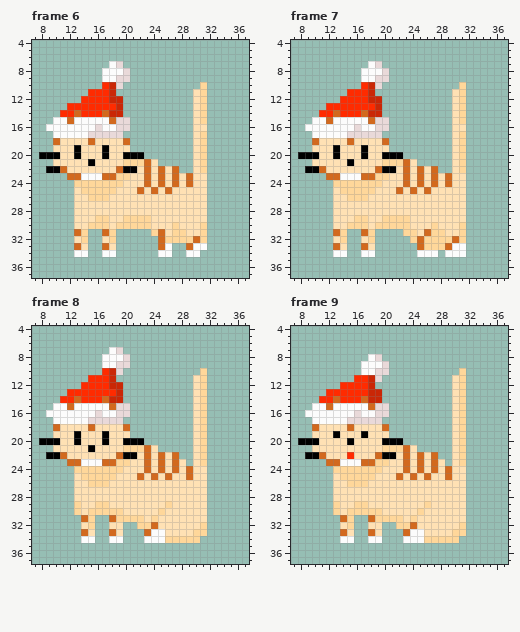
Animated GIF sprite, stored at src/assets/cat.gif. Above is the file before it was changed.
The file is 180x180 pixels, drawn in blocks of 4x4; one block is one cell here. Colours within 5 levels of each other are drawn and written as one. Shown: frame 6: x 7..37, y 4..37; frame 7: x 7..37, y 4..37; frame 8: x 7..37, y 4..37; frame 9: x 7..37, y 4..37. The commit also changed other frames, which this record leaves out.
Now the later version:
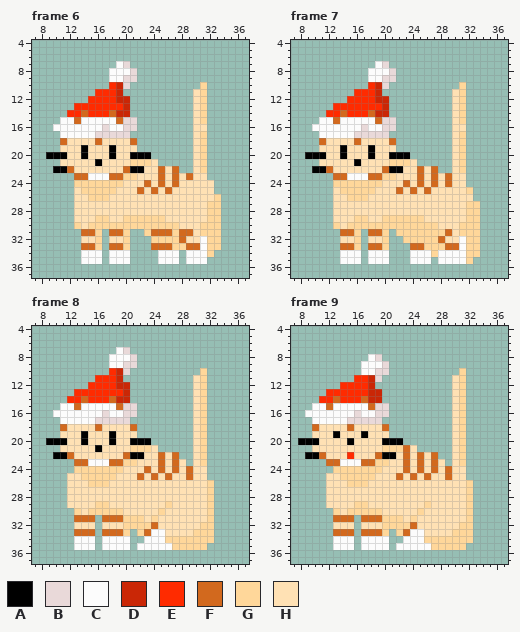
Palette (. is transparent): A #000000  B #e9d9d9  C #fcfcfc  D #ca2706  E #ff2b00  F #d2691e  G #ffd79a  H #ffe1b4
What changed:
Frame 6:
y 7: x 18..20 CB. -> .CB
y 8: x 17 C -> .; x 20..21 B. -> CB
y 9: x 17 C -> .; x 19 B -> C; x 21 . -> B
y 10: x 17..20 EDB. -> .EDB
y 11: x 15 E -> .; x 18..19 D. -> ED
y 12: x 14 E -> .; x 18 D -> E; x 20 . -> D
y 13: x 12 E -> .; x 19..20 D. -> ED
y 14: x 11 E -> .; x 13..14 FE -> EF; x 17..18 FD -> EF; x 20 . -> D
y 15: x 10 C -> .; x 12..13 FC -> CF; x 18..19 FB -> CF; x 21 . -> B
y 16: x 9 C -> .; x 16..17 BC -> CB; x 19 B -> C; x 21 . -> B
y 17: x 10 C -> .; x 15 B -> C; x 20 . -> B
y 18: x 10..11 FH -> .F; x 15..16 FH -> HF; x 20..21 F. -> HF
y 19: x 10 H -> .; x 13..14 AH -> HA; x 17..18 AH -> HA; x 21 . -> H
y 20: x 8 A -> .; x 11 H -> A; x 13..14 AH -> HA; x 17..18 AH -> HA; x 20 A -> H; x 23 . -> A
y 21: x 10 H -> .; x 15..16 AH -> HA; x 20 G -> H; x 23 F -> G
y 22: x 9 A -> .; x 11..12 FH -> AF; x 19..20 FA -> HF; x 22..23 HF -> AH
y 23: x 12 F -> .; x 14 C -> F; x 17 F -> C; x 19 G -> F; x 21 H -> G; x 23 F -> H
y 24: x 29 F -> H; x 32 . -> H
y 25: x 32 . -> H
y 26: x 32..33 .. -> HG
y 27..28: x 32..33 .. -> GG
y 29: x 24..25 HH -> GG; x 32..33 .. -> GG
y 30: x 13 H -> G; x 18 H -> G; x 24..26 HHH -> GGG; x 32..33 .. -> GG
y 31: x 13..20 FG..FG.. -> .FFG.FFG; x 23..24 .G -> GF; x 26 H -> F; x 28..29 GH -> FF; x 32..33 .. -> GG
y 32: x 13..20 HG..HG.. -> .HHG.HHG; x 24..25 .F -> GG; x 28..33 GGFG.. -> FHHCGG
y 33: x 13..20 FH..FH.. -> .FFG.FFG; x 24 . -> F; x 26..28 C.. -> FGG; x 30 C -> F; x 32..33 .. -> GG
y 34: x 13 C -> .; x 15..17 ..C -> CC.; x 19..20 .. -> CC; x 27 . -> C; x 31..32 .. -> CG
y 35: x 14..16 ... -> CCC; x 18..20 ... -> CCC; x 25..27 ... -> CCC; x 29..31 ... -> CCC
Frame 7:
y 7: x 18..20 CB. -> .CB
y 8: x 17 C -> .; x 20..21 B. -> CB
y 9: x 17 C -> .; x 19 B -> C; x 21 . -> B
y 10: x 17..20 EDB. -> .EDB
y 11: x 15 E -> .; x 18..19 D. -> ED
y 12: x 14 E -> .; x 18 D -> E; x 20 . -> D
y 13: x 12 E -> .; x 19..20 D. -> ED
y 14: x 11 E -> .; x 13..14 FE -> EF; x 17..18 FD -> EF; x 20 . -> D
y 15: x 10 C -> .; x 12..13 FC -> CF; x 18..19 FB -> CF; x 21 . -> B
y 16: x 9 C -> .; x 16..17 BC -> CB; x 19 B -> C; x 21 . -> B
y 17: x 10 C -> .; x 15 B -> C; x 20 . -> B
y 18: x 10..11 FH -> .F; x 15..16 FH -> HF; x 20..21 F. -> HF
y 19: x 10 H -> .; x 13..14 AH -> HA; x 17..18 AH -> HA; x 21 . -> H
y 20: x 8 A -> .; x 11 H -> A; x 13..14 AH -> HA; x 17..18 AH -> HA; x 20 A -> H; x 23 . -> A
y 21: x 10 H -> .; x 15..16 AH -> HA; x 20 G -> H; x 23 F -> G
y 22: x 9 A -> .; x 11..12 FH -> AF; x 19..20 FA -> HF; x 22..23 HF -> AH
y 23: x 12 F -> .; x 14 C -> F; x 17 F -> C; x 19 G -> F; x 21 H -> G; x 23 F -> H
y 25: x 32 . -> G
y 26: x 32 . -> H
y 27..28: x 32..33 .. -> GG
y 29: x 24..25 HH -> GG; x 32..33 .. -> GG
y 30: x 13 H -> G; x 18 H -> G; x 24..26 HHH -> GGG; x 32..33 .. -> GG
y 31: x 13..20 FG..FG.. -> .FFG.FFG; x 22 . -> G; x 25..26 HF -> GG; x 29 H -> F; x 32..33 .. -> GG
y 32: x 13..20 HG..HG.. -> .HHG.HHG; x 23 . -> G; x 25 F -> G; x 28..33 GGFG.. -> FHHCGG
y 33: x 13..20 FH..FH.. -> .FFG.FFG; x 24 . -> F; x 30 C -> F; x 32..33 .. -> GG
y 34: x 13 C -> .; x 15..17 ..C -> CC.; x 19..20 .. -> CC; x 24 . -> C; x 27..28 C. -> GC; x 32..33 .. -> GG
y 35: x 14..16 ... -> CCC; x 18..20 ... -> CCC; x 24..26 ... -> CCC; x 28..32 ..... -> CCCCG
Frame 8:
y 7: x 18..20 CB. -> .CB
y 8: x 17 C -> .; x 20..21 B. -> CB
y 9: x 17 C -> .; x 19 B -> C; x 21 . -> B
y 10: x 17..20 EDB. -> .EDB
y 11: x 15 E -> .; x 18..19 D. -> ED
y 12: x 14 E -> .; x 18 D -> E; x 20 . -> D
y 13: x 12 E -> .; x 19..20 D. -> ED
y 14: x 11 E -> .; x 13..14 FE -> EF; x 17..18 FD -> EF; x 20 . -> D
y 15: x 10 C -> .; x 12..13 FC -> CF; x 18..19 FB -> CF; x 21 . -> B
y 16: x 9 C -> .; x 16..17 BC -> CB; x 19 B -> C; x 21 . -> B
y 17: x 10 C -> .; x 15 B -> C; x 20 . -> B
y 18: x 10..11 FH -> .F; x 15..16 FH -> HF; x 20..21 F. -> HF
y 19: x 10 H -> .; x 13..14 AH -> HA; x 17..18 AH -> HA; x 21 . -> H
y 20: x 8 A -> .; x 11 H -> A; x 13..14 AH -> HA; x 17..18 AH -> HA; x 20 A -> H; x 23 . -> A
y 21: x 10 H -> .; x 15..16 AH -> HA; x 20 G -> H; x 23 F -> G
y 22: x 9 A -> .; x 11..12 FH -> AF; x 19..20 FA -> HF; x 22..23 HF -> AH
y 23: x 12 F -> .; x 14 C -> F; x 17 F -> C; x 19 G -> F; x 21 H -> G; x 23 F -> H
y 25: x 12 . -> H
y 26..28: x 12 . -> H; x 32 . -> G
y 29: x 12..13 .G -> HH; x 32 . -> G
y 30: x 32 . -> G
y 31: x 13 . -> F; x 15 G -> F; x 17 . -> F; x 19 G -> F; x 32 . -> G
y 32: x 13 . -> H; x 15 G -> H; x 17 . -> H; x 20..21 .. -> GG; x 32 . -> G
y 33: x 13 . -> F; x 15 H -> F; x 17 . -> F; x 19..20 H. -> FG; x 22 . -> G; x 32 . -> G
y 34: x 13 . -> C; x 17 . -> C; x 20 . -> C; x 31..32 .. -> GG
y 35: x 13..15 ... -> CCC; x 17..20 .... -> CCCC; x 22..31 .......... -> CCCCCGGGGG
Frame 9:
y 25: x 12 . -> H
y 26..28: x 12 . -> H; x 32 . -> G
y 29: x 12..13 .G -> HH; x 32 . -> G
y 30: x 32 . -> G
y 31: x 13 . -> F; x 15 G -> F; x 17 . -> F; x 19 G -> F; x 32 . -> G
y 32: x 13 . -> H; x 15 G -> H; x 17 . -> H; x 20..21 .. -> GG; x 32 . -> G
y 33: x 13 . -> F; x 15 H -> F; x 17 . -> F; x 19..20 H. -> FG; x 22 . -> G; x 32 . -> G
y 34: x 13 . -> C; x 17 . -> C; x 20 . -> C; x 31..32 .. -> GG
y 35: x 13..15 ... -> CCC; x 17..20 .... -> CCCC; x 22..31 .......... -> CCCCCGGGGG
Boxes around the changes in both pictures, in picture pixels (x1, y1, x2, y2):
changed: (39, 61, 151, 180)
changed: (74, 180, 221, 264)
changed: (298, 61, 410, 180)
changed: (333, 187, 480, 264)
changed: (39, 347, 214, 550)
changed: (326, 473, 473, 550)
